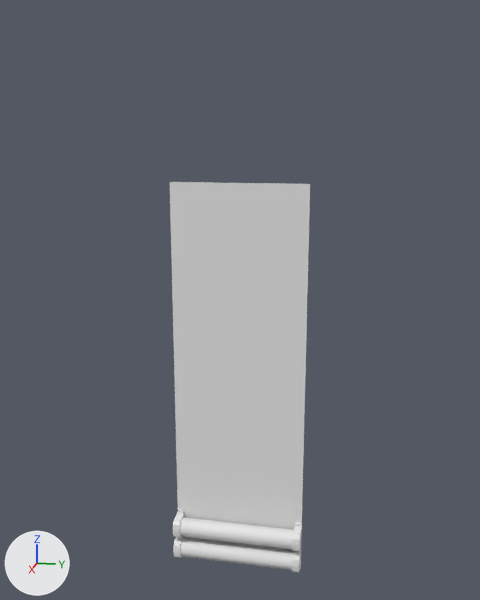
An edit to the FBX model Assets/The Thinking City/Art/Models/Environment/Interior Room Wall Models/Room Wall 1x3.FBX, drawn before and after from the same camera.
One viewpoint serves both versions: a camera (50 mm lens) standing at (4.87, 0.43, 3.31) and looking at (0.28, -0.48, 2.17). Lighting does not change. The marker at lower left points along +X, +Y and +Z. Where no turn or scale is listed for an object, it has been applied to the vertices.
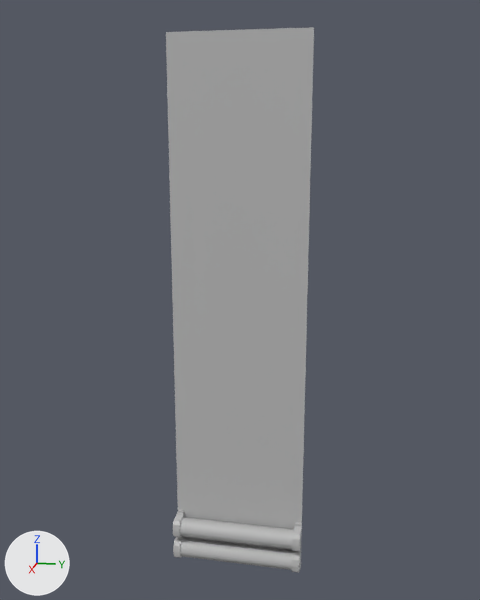
Location of each change, [x1, y1, x2, y2] in pixels of the pictures (480 x 600 px):
```json
{"object": "Box031", "change": "recoloured, reshaped", "before": [170, 182, 310, 568], "after": [166, 27, 314, 568], "on screen": "40% taller"}
{"object": "Cylinder001", "change": "recoloured", "before": [180, 538, 293, 570], "after": [180, 538, 293, 570], "on screen": "white to grey"}
{"object": "Cylinder002", "change": "recoloured", "before": [179, 517, 294, 549], "after": [179, 517, 294, 549], "on screen": "white to grey"}
```

Scene script edits in JSON lines:
```json
{"op": "add", "block": "mat_wall", "code": ["mat_wall = principled_material('Wall')", "mat_wall.base_color = (0.5, 0.5, 0.5)  # grey #bcbcbc"]}
{"op": "add", "block": "mat_detail", "code": ["mat_detail = principled_material('Detail')", "mat_detail.base_color = (0.5, 0.5, 0.5)  # grey #bcbcbc"]}
{"block": "me_mesh_001", "where": "me_mesh_001.from_pydata(...)  # 16 vertices, 8 faces; spans x -0.072..0.072, y 0.0..1.0, z -0.072..0.072"}
{"op": "add", "block": "me_mesh_001", "code": "me_mesh_001.materials.append(mat_detail)  # grey #bcbcbc"}
{"block": "me_mesh", "where": "me_mesh.from_pydata(...)  # 4 vertices, 1 face; spans x 0.0, y -1.0..0.0, z -1.5..1.5"}
{"block": "me_mesh", "where": "# used by ob_box031; location = (0.251, 0.0, 1.5)"}
{"block": "me_mesh", "change": "me_mesh part 1"}
{"op": "set", "path": "me_mesh.vertices[2].co", "old": "(0.0, -1.0, 1.5)", "new": "(0.0, -1.0, 2.5)", "note": "pixel (169, 181) -> pixel (165, 31)"}
{"op": "set", "path": "me_mesh.vertices[3].co", "old": "(0.0, 0.0, 1.5)", "new": "(0.0, 0.0, 2.5)", "note": "pixel (310, 183) -> pixel (314, 27)"}
{"op": "add", "block": "me_mesh", "code": "me_mesh.materials.append(mat_wall)  # grey #bcbcbc"}
{"block": "me_mesh_002", "where": "me_mesh_002.from_pydata(...)  # 16 vertices, 8 faces; spans x -0.072..0.072, y 0.0..1.0, z -0.072..0.072"}
{"op": "add", "block": "me_mesh_002", "code": "me_mesh_002.materials.append(mat_detail)  # grey #bcbcbc"}
```
